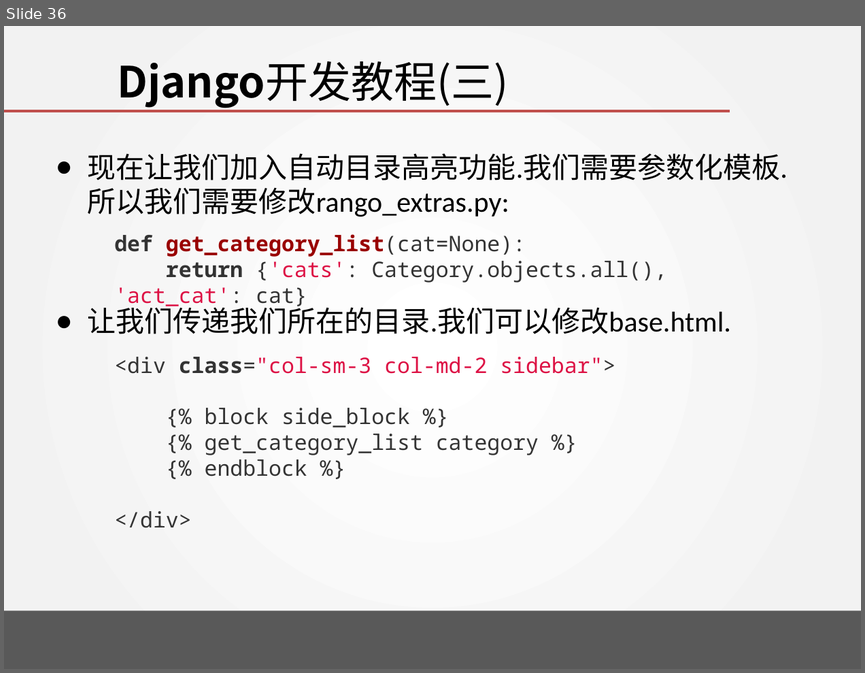
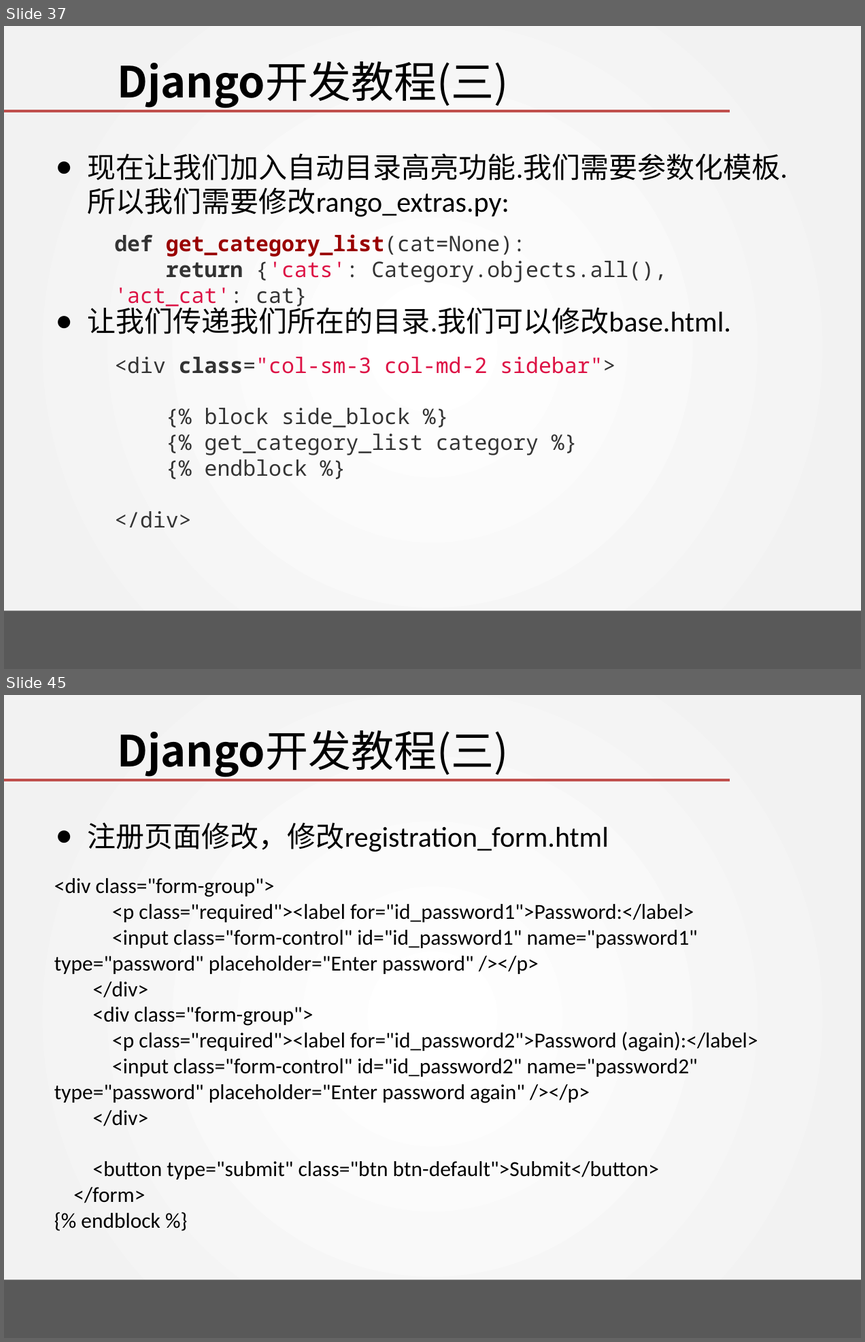
Before and after one commit to wangjin0818/Creative_Experiment, a slide deck: week 10/Tango with Django - III.pptx. Shown one above the other, each under a label of ours: slide 36 before the commit, slides 37 and 45 after it; the slides between them are not shown. The pictures are 865x673 and 865x1342 pixels, drawn with LibreOffice and Linux fonts; fonts in the diff are those of the drawing; background and template pictures are left out. Boxes give left, top, right and bottom in pixels: in the first picture for what was removed or moved away, otherwise in the second. Text is boxed around its words. In the diff, an @@ line names an element or a change of style, - is before the commit and + after.

```diff
--- a/week 10/Tango with Django - III.pptx
+++ b/week 10/Tango with Django - III.pptx
@@ slide 45 added at [4,695,861,1338], background gradient #FFFFFF to #F2F2F2; not listed: 2 template elements that a slide beside it also shows @@
@@ title added at [117,730,508,777], 36 pt, text #000000 @@
+Django开发教程(三)
@@ text added at [88,822,609,852], 24 pt, text #000000 @@
+● 注册页面修改，修改registration_form.html
@@ text added at [54,878,758,1228], 18 pt, text #000000 @@
+<div class="form-group">
+<p class="required"><label for="id_password1">Password:</label>
+<input class="form-control" id="id_password1" name="password1" type="password" placeholder="Enter password" /></p>
+</div>
+<div class="form-group">
+<p class="required"><label for="id_password2">Password (again):</label>
+<input class="form-control" id="id_password2" name="password2" type="password" placeholder="Enter password again" /></p>
+</div>
+<button type="submit" class="btn btn-default">Submit</button>
+</form>
+{% endblock %}
@@ what was slide 36 is now slide 37 @@
```
Also in this commit, not shown: 6 slides changed, 15 other slides added.
